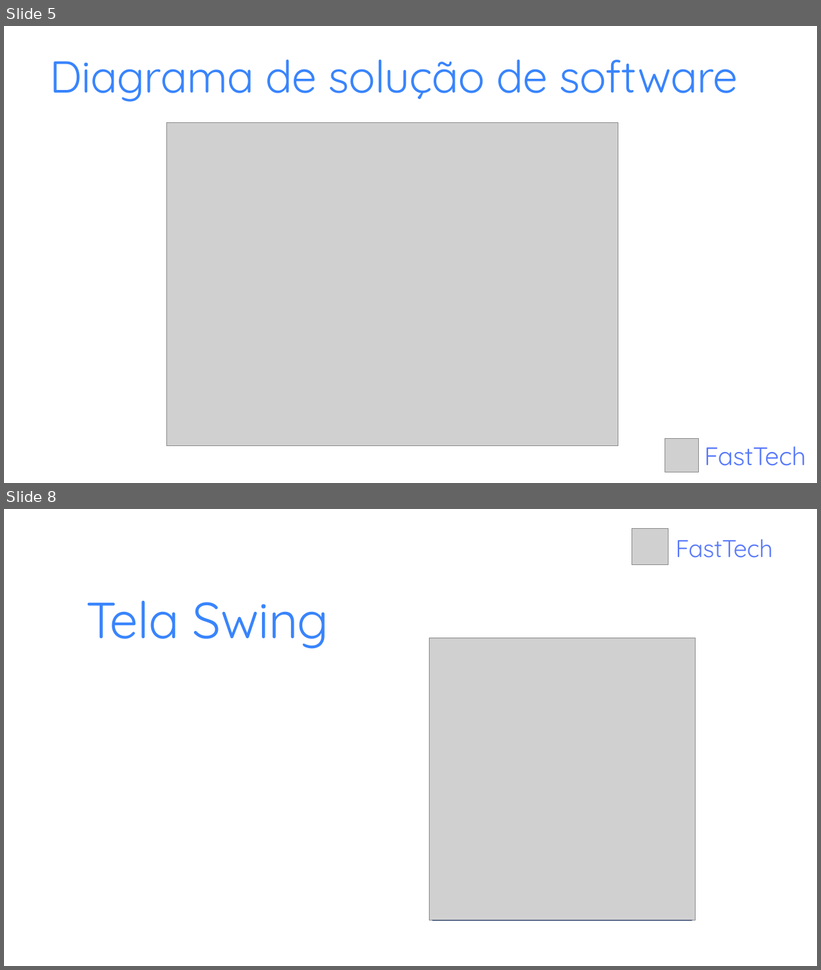
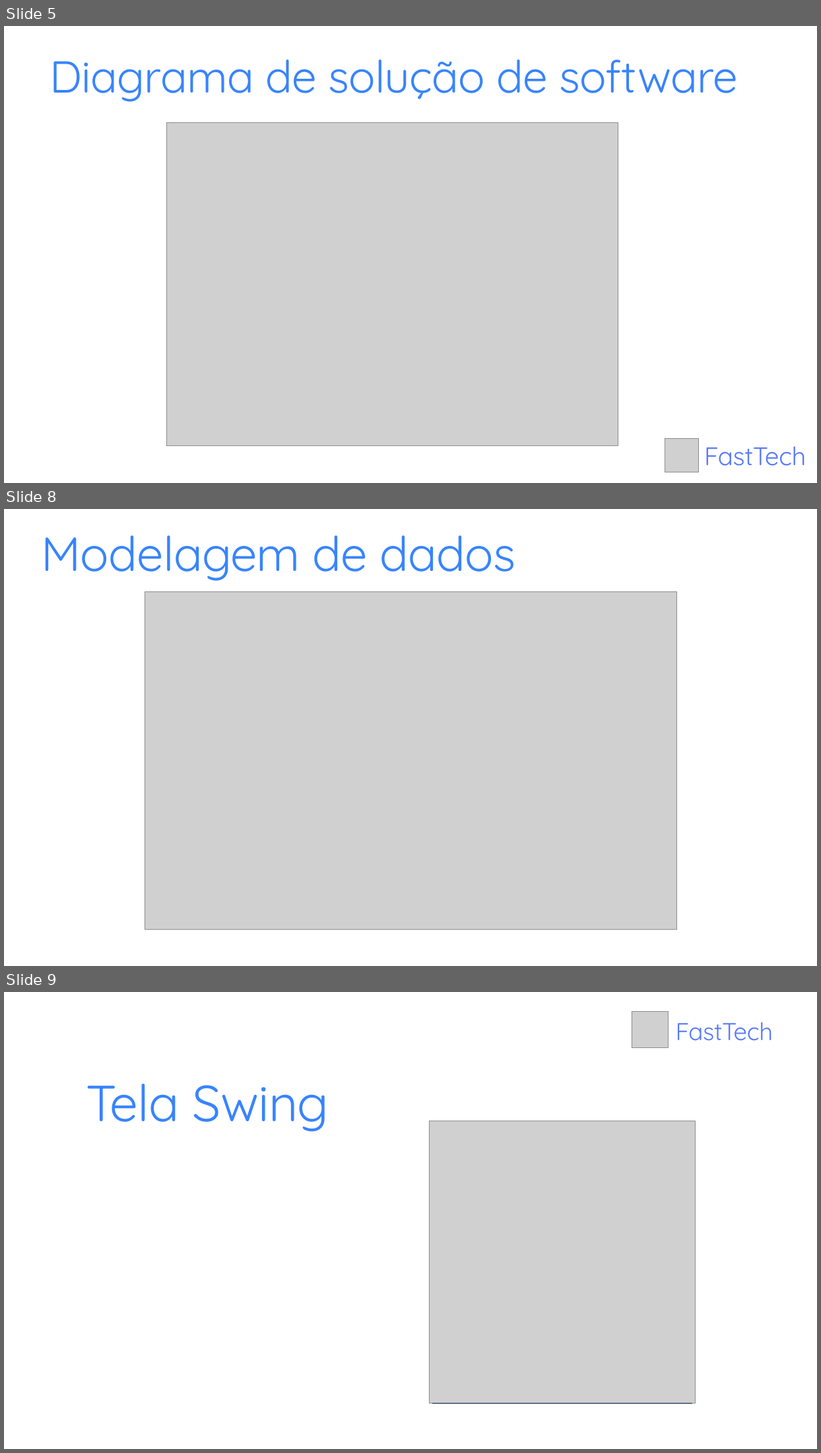
Before and after one commit to Grupo-1-adsa/Grupo-1-adsa, a slide deck: Documentação/PPT/FastTech - Sprint 2.pptx. Shown one above the other, each under a label of ours: slides 5 and 8 before the commit, slides 5, 8 and 9 after it; the slides between them are not shown. The pictures are 821x970 and 821x1453 pixels, drawn with LibreOffice and Linux fonts; fonts in the diff are those of the drawing; grey boxes stand for pictures. Boxes give left, top, right and bottom in pixels: in the first picture for what was removed or moved away, otherwise in the second. Text is boxed around its words. In the diff, an @@ line names an element or a change of style, - is before the commit and + after.

```diff
--- a/Documentação/PPT/FastTech - Sprint 2.pptx
+++ b/Documentação/PPT/FastTech - Sprint 2.pptx
@@ slide 8 added at [4, 509, 817, 966], background #FFFFFF @@
@@ text added at [41, 535, 516, 581], 85 pt, text #3884FD @@
+Modelagem de dados
@@ picture added at [145, 592, 677, 929] @@
@@ what was slide 8 is now slide 9 @@
```
Also in this commit, not shown: 2 slides changed, 1 slide removed, 1 other file.
